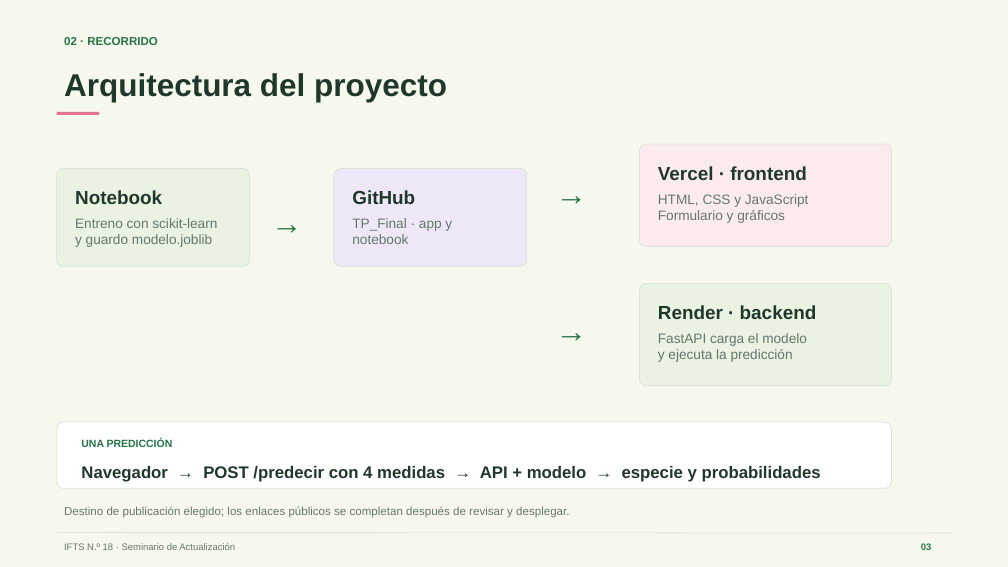
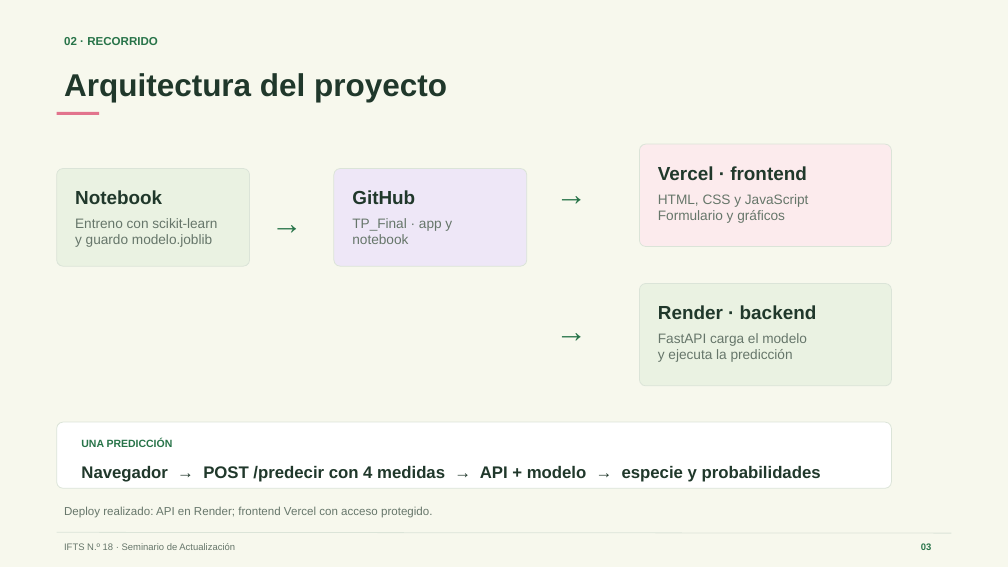
Before and after one commit to griseldablanco78-blip/Seminario2026, a slide deck: slide 3 of Clase 13/TP_Final/TPF_Blanco_Griselda.pptx. Drawn at 1008x567 pixels with LibreOffice and Linux fonts; fonts in the diff are those of the drawing. Boxes give left, top, right and bottom in pixels: in the first picture for what was removed or moved away, otherwise in the second. Text is boxed around its words. In the diff, an @@ line names an element or a change of style, - is before the commit and + after.

Commit message:
Clase 13: publicar API Iris y conectar frontend
Tarea: desplegar FastAPI en Render, configurar CORS y enlazar la web estática con el endpoint público.

Actualiza el README con las URLs verificadas y los casos 200/422 observados en Swagger. Revisa el informe y las diapositivas con el estado real de publicación. Solo modifica Clase 13/TP_Final; deja afuera los materiales de consigna de la profesora.

```diff
--- a/Clase 13/TP_Final/TPF_Blanco_Griselda.pptx
+++ b/Clase 13/TP_Final/TPF_Blanco_Griselda.pptx
@@ text at (64,506,432,518): text changed @@
-Destino de publicación elegido; los enlaces públicos se completan después de revisar y desplegar.
+Deploy realizado: API en Render; frontend Vercel con acceso protegido.
```
Also in this commit, not shown: 2 other slides changed, 3 other files.
